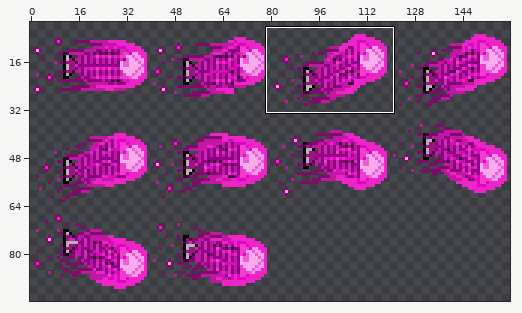
One commit to this sprite sheet: Assets/ArtAssets/Spritesheets/Player/Magic Cat/fishshot_reflected_spritesheet.png. The first picture is a wide view before the edit; the outline marks the close-up.
Close-up. Old version:
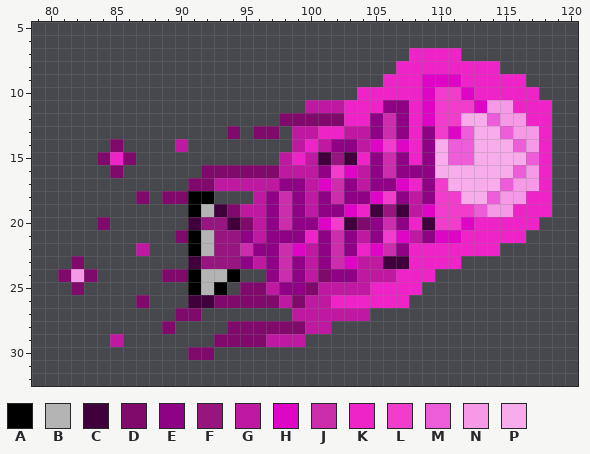
The file is 160x96 pixels. Shown: x 79..120, y 5..32. The wide view leaves out empty margins. The commit also changed other parts of the picture, which this record leaves out.
Palette (. is transparent): A #000000  B #b4b4b4  C #40003c  D #800a6c  E #8f0285  F #96157e  G #bf19a2  H #de05c7  J #cb2dad  K #ee24c8  L #f13ccc  M #ed5dd9  N #f69ae7  P #f8acec
Pixels before, first column x 81:
 7 ...........................KKKK.......
 8 ..........................KKKKKKKK....
 9 .........................KKKHHHKKKKK..
10 .......................KKKKKHLLHKKKKK.
11 ...................GGGKKKEEKHLLLHNNKKK
12 .................DDDDDKKEJEKHLLPPMNNKK
13 .............D.DD.GGKKGGEJEKELHMPPMNNK
14 ....D....G........GKGEEGHLHKEPMMPPPMNK
15 ...DKD...........GKGCFCKEJEKEPMMPPPPMK
16 ....D......DDDDDDGGGELHGEJEEEPPPPPPMNK
17 ..........DDGGGGGEEGHJEGEEHKELPPPPMNNK
18 ......D.DDAA...GEJEGEJEEHLEGELLPPMNNKK
19 ..........ABCDGGEJEGEEHKCFCGHLLLMNNKKK
20 ...D......CFFCDGEJEEHLCDEJEKCLLHKKKKK.
21 .........DABFFEGEEEKEJEGELHGEHHKKKKK..
22 ......G...ABFFJEEJHGEJEKHJEKKKKKKK....
23 .D........CFFFEGEJEGEJHGGCCKKKK.......
24 DND.....DDABBA..EJEGDEEGGGKKK.........
25 .D........ABA.DDGEEDGGGGKKKK..........
26 ......D...CCDDDDDGDGGKKKKKK...........
27 .........DD.......GGGGGG..............
28 ........D....DDDDDDGG.................
29 ....G.......DDDDGGG...................
30 ..........DD..........................
Once edited:
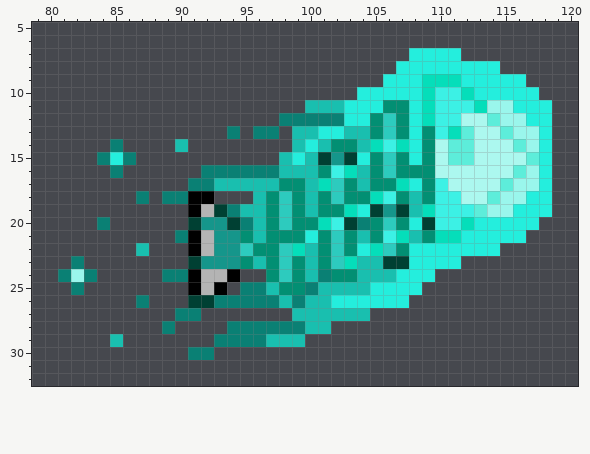
The exact change:
Colour C changes from #40003c to #004033.
Colour D changes from #800a6c to #0a8074.
Colour E changes from #8f0285 to #028f73.
Colour F changes from #96157e to #15968b.
Colour G changes from #bf19a2 to #19bfaf.
Colour H changes from #de05c7 to #05deba.
Colour J changes from #cb2dad to #2dcbbe.
Colour K changes from #ee24c8 to #24eedd.
Colour L changes from #f13ccc to #3cf1e5.
Colour M changes from #ed5dd9 to #5dedda.
Colour N changes from #f69ae7 to #9af6ec.
Colour P changes from #f8acec to #acf8ef.
Where, in picture pixels (left, top, right, bottom), the same in both close-ups:
changed: (58, 48, 552, 360)
